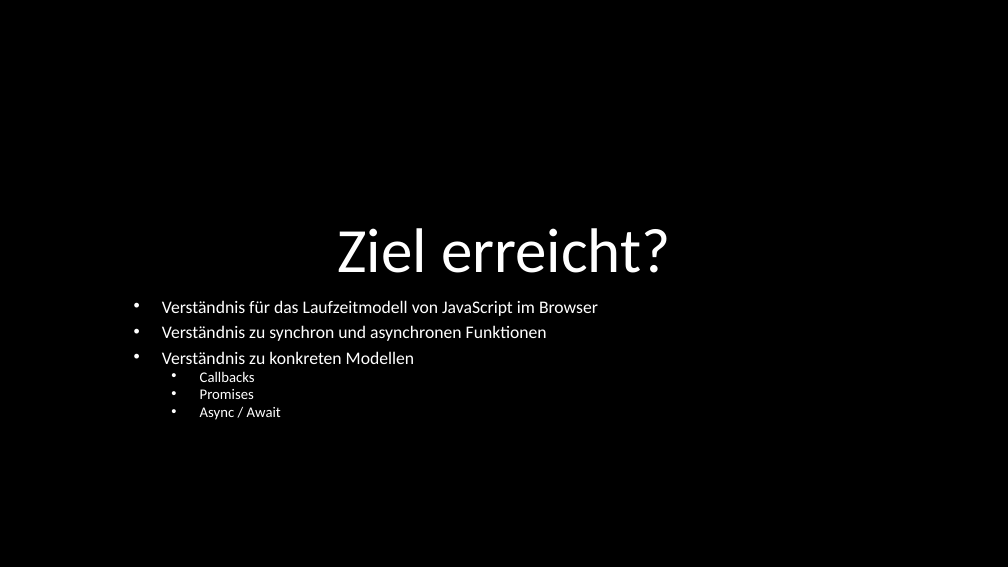
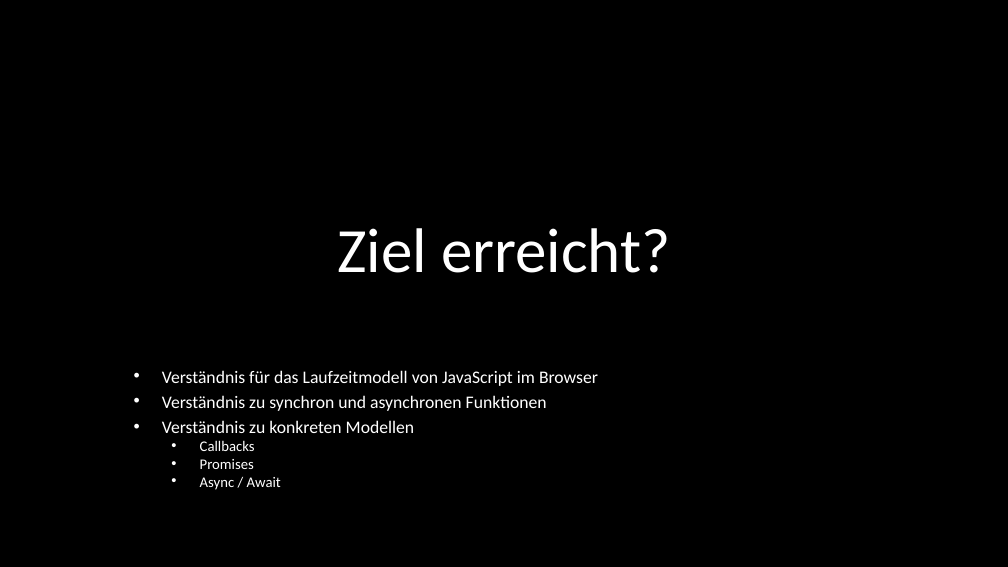
Before and after one commit to twobiers/webtech-workshop-js-async, a slide deck: slide 55 of slides/Presentation.pptx. Drawn at 1008x567 pixels with LibreOffice and Linux fonts; fonts in the diff are those of the drawing. Boxes give left, top, right and bottom in pixels: in the first picture for what was removed or moved away, otherwise in the second. Text is boxed around its words. In the diff, an @@ line names an element or a change of style, - is before the commit and + after.

```diff
--- a/slides/Presentation.pptx
+++ b/slides/Presentation.pptx
@@ subtitle "Verständnis für das Laufzeitmodell von ..." moved from (x1=162, y1=300, x2=598, y2=420) to (x1=162, y1=370, x2=598, y2=490) @@
```
Also in this commit, not shown: 1 other slide changed.
